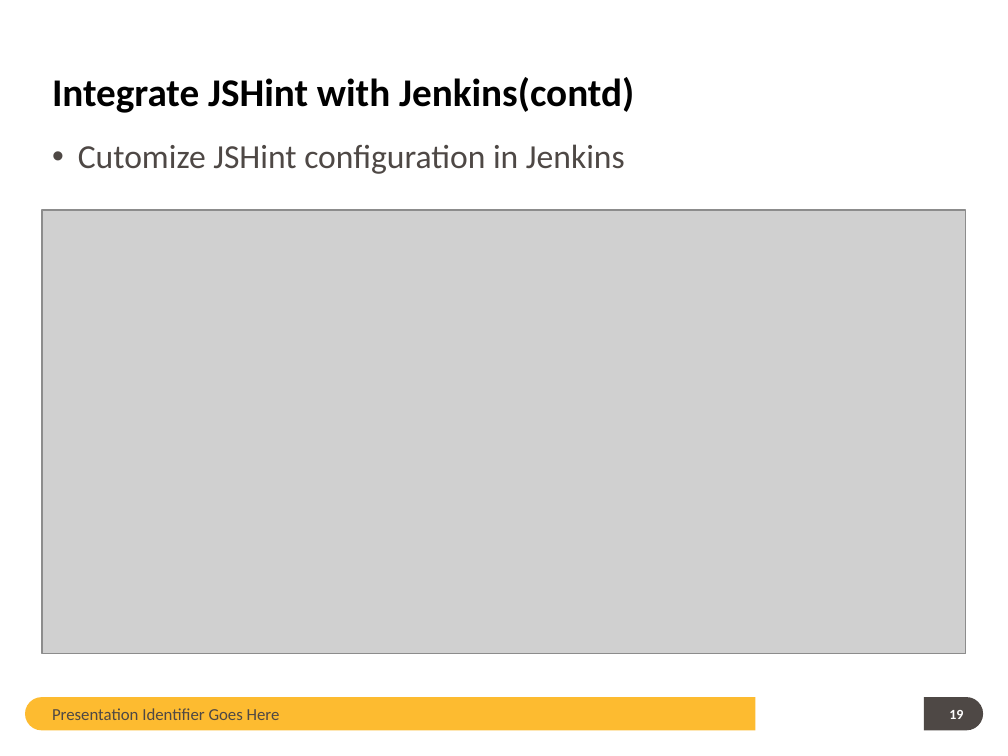
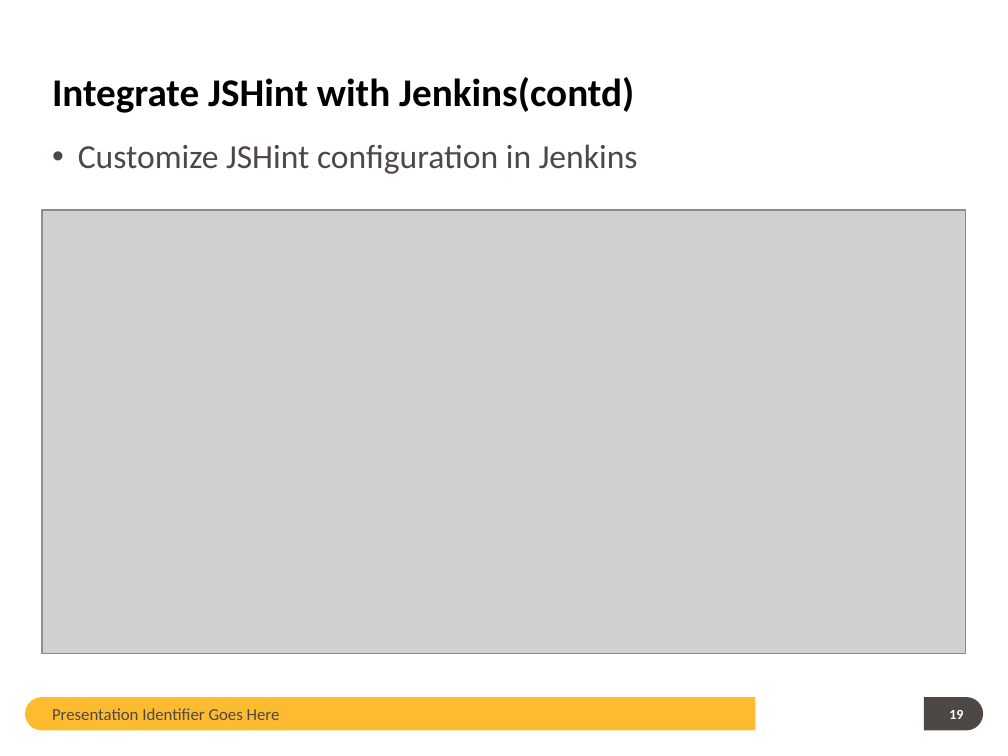
Before and after one commit to guangweiqiao/EIMS, a slide deck: slide 19 of EIMS/doc/JSHint TOI.pptx. Drawn at 1008x756 pixels with LibreOffice and Linux fonts; fonts in the diff are those of the drawing; grey boxes stand for pictures; background and template pictures are left out. Boxes give left, top, right and bottom in pixels: in the first picture for what was removed or moved away, otherwise in the second. Text is boxed around its words. In the diff, an @@ line names an element or a change of style, - is before the commit and + after.

```diff
--- a/EIMS/doc/JSHint TOI.pptx
+++ b/EIMS/doc/JSHint TOI.pptx
@@ text at [78,144,638,174]: text changed @@
-• Cutomize JSHint configuration in Jenkins
+• Customize JSHint configuration in Jenkins
```
Also in this commit, not shown: 5 other slides changed.
